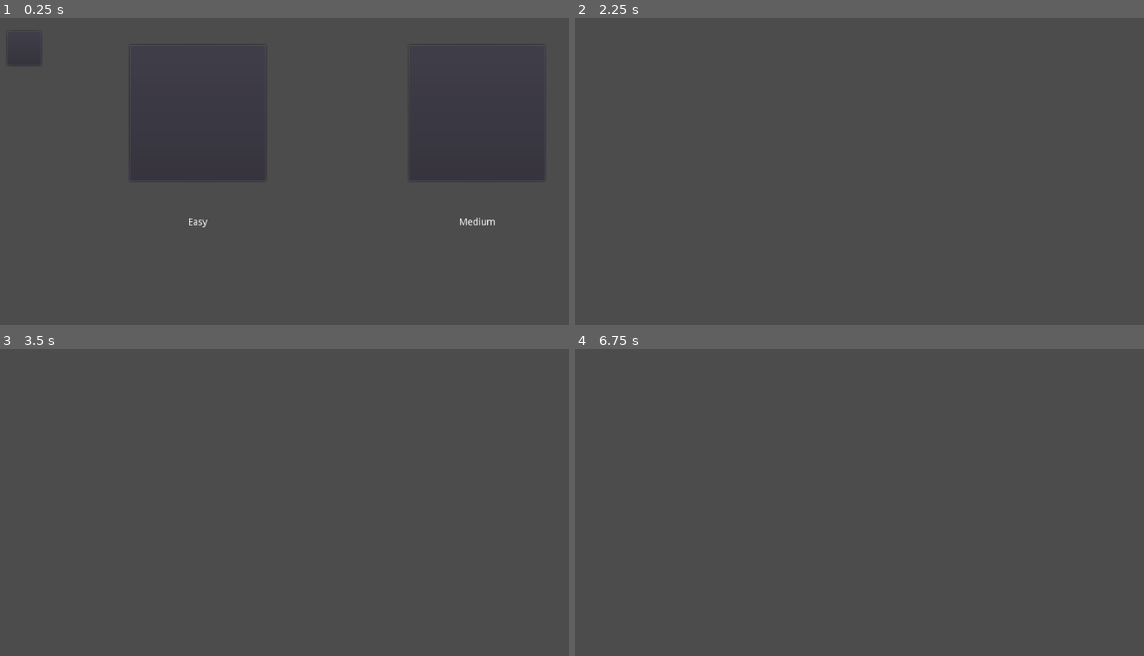
Above: before the commit, frames 1-4 (two rows, left to right).
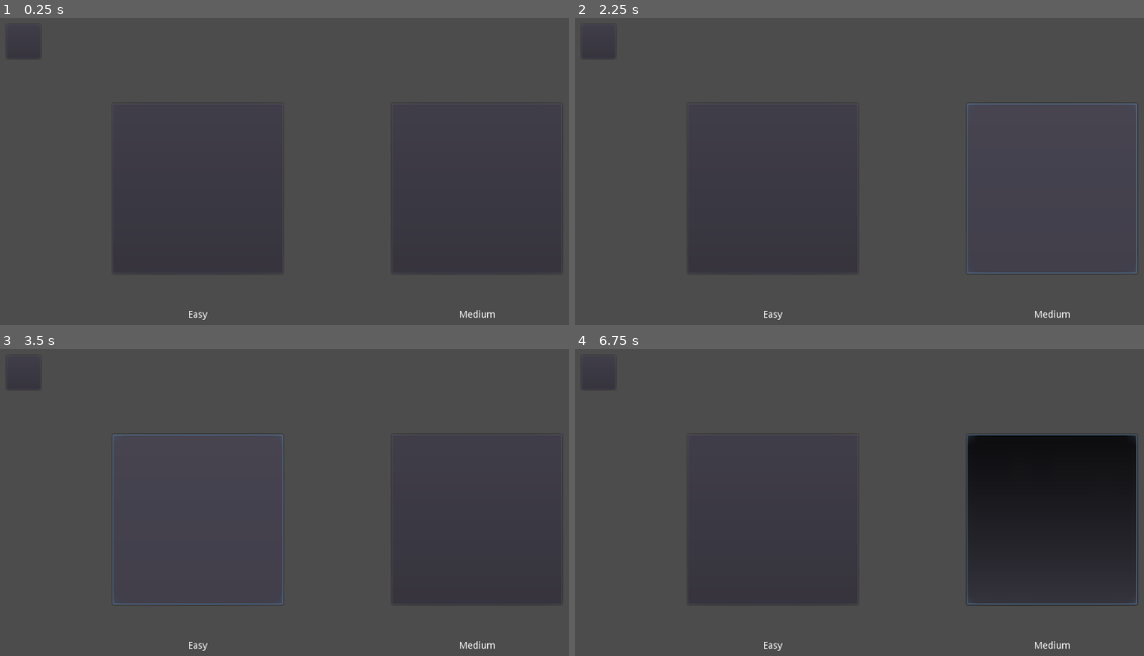
Above: after the commit, the same moments.

Repository: cuire/Voleur-de-Renard
Game: Godot game, scene res://scenes/main_menu/difficulty_selection.tscn
The game is run twice, just before and just after one commit, with the same random seed, the same clock (stepped at 60 frames per second) and the same inputs. This scene is started directly instead of the project's main scene.
Inputs (mouse positions are in pixels of both pictures, inside the frame that each line leads up to; where the layout moved, square brackets give the same spot in the first picture):
- Up to frame 1 (0.25 s): no input
- Up to frame 2 (2.25 s): click (597, 42) [597, 48] at 0.5 s; click (910, 186) at 1.25 s, where only the run after the commit has a clickable "New Game"; click (1052, 189) at 2.02 s
- Up to frame 3 (3.5 s): click (199, 520) at 2.77 s
- Up to frame 4 (6.75 s): click (774, 520) at 3.52 s; click (1052, 520) at 4.27 s; click (774, 520) at 5.02 s; click (1052, 520) at 5.77 s; tap Enter at 6.5 s; move the mouse to (1064, 520) at 6.52 s; click (1064, 520) at 6.67 s

The runs differ from the first frame. In frame 1, 0.5% of the frame differs, in the area x 1-98%, y 14-99%; in frame 2, 0.5%; in frame 3, 0.5%; in frame 4, 17%, in the area x 21-99%, y 27-99%.

Commit message:
Minor fixes to gui. Edited scene behaviour.

Diff:
--- a/scenes/main_menu/difficulty_selection.gd
+++ b/scenes/main_menu/difficulty_selection.gd
@@ -4,26 +4,26 @@
 	pass # Replace with function body.
 
 func _on_ButtonReturn_pressed():
-	queue_free()
-
-
+	get_tree().change_scene("res://scenes/main_menu/menu.tscn")
 
 
 func _on_LabelEasy_gui_input(event):
 	if (event is InputEventMouseButton && event.pressed && event.button_index == 1):
-		print("Starting up easy difficulty")
-
-
-
+		setup_easy_game()
 
 func _on_ButtonEasy_pressed():
-	print("Starting up easy difficulty")
-
-
-func _on_ButtonMedium_pressed():
-	print("Starting up medium difficulty")
-
+	setup_easy_game()
 
 func _on_LabelMedium_gui_input(event):
 	if (event is InputEventMouseButton && event.pressed && event.button_index == 1):
-		print("Starting up medium difficulty")
+		setup_medium_game()
+
+func _on_ButtonMedium_pressed():
+	setup_medium_game()
+
+
+func setup_easy_game():
+	print("Starting up easy difficulty")
+
+func setup_medium_game():
+	print("Starting up medium difficulty")
--- a/scenes/main_menu/difficulty_selection.tscn
+++ b/scenes/main_menu/difficulty_selection.tscn
@@ -10,7 +10,7 @@
 "_edit_use_anchors_": false
 }
 
-[node name="TextureRect" type="TextureRect" parent="."]
+[node name="Background" type="TextureRect" parent="."]
 anchor_right = 1.0
 anchor_bottom = 1.0
 __meta__ = {
@@ -19,29 +19,33 @@
 
 [node name="ControlReturn" type="Control" parent="."]
 anchor_right = 0.1
-anchor_bottom = 0.2
-__meta__ = {
-"_edit_use_anchors_": false
-}
-
-[node name="CenterContainer" type="CenterContainer" parent="ControlReturn"]
-anchor_right = 1.0
 anchor_bottom = 1.0
 __meta__ = {
 "_edit_use_anchors_": false
 }
 
-[node name="ButtonReturn" type="Button" parent="ControlReturn/CenterContainer"]
-margin_left = 26.0
-margin_top = 35.0
-margin_right = 76.0
-margin_bottom = 85.0
+[node name="MarginContainer" type="MarginContainer" parent="ControlReturn"]
+margin_right = 100.0
+margin_bottom = 100.0
+custom_constants/margin_right = 25
+custom_constants/margin_top = 25
+custom_constants/margin_left = 25
+custom_constants/margin_bottom = 25
+__meta__ = {
+"_edit_use_anchors_": false
+}
+
+[node name="ButtonReturn" type="Button" parent="ControlReturn/MarginContainer"]
+margin_left = 25.0
+margin_top = 25.0
+margin_right = 75.0
+margin_bottom = 75.0
 rect_min_size = Vector2( 50, 50 )
 __meta__ = {
 "_edit_use_anchors_": false
 }
 
-[node name="ControlSelection" type="Control" parent="."]
+[node name="Control" type="Control" parent="."]
 anchor_left = 0.1
 anchor_top = 0.05
 anchor_right = 0.9
@@ -50,46 +54,48 @@
 "_edit_use_anchors_": false
 }
 
-[node name="ControlEasy" type="Control" parent="ControlSelection"]
+[node name="ControlEasy" type="Control" parent="Control"]
 anchor_right = 0.5
 anchor_bottom = 1.0
 __meta__ = {
 "_edit_use_anchors_": false
 }
 
-[node name="VBoxContainer" type="VBoxContainer" parent="ControlSelection/ControlEasy"]
+[node name="VBoxContainer" type="VBoxContainer" parent="Control/ControlEasy"]
 anchor_right = 1.0
 anchor_bottom = 1.0
+alignment = 1
 __meta__ = {
 "_edit_use_anchors_": false
 }
 
-[node name="CenterContainer" type="CenterContainer" parent="ControlSelection/ControlEasy/VBoxContainer"]
+[node name="CenterContainer" type="CenterContainer" parent="Control/ControlEasy/VBoxContainer"]
+margin_top = 86.0
 margin_right = 409.0
-margin_bottom = 250.0
+margin_bottom = 386.0
 
-[node name="MarginContainer" type="MarginContainer" parent="ControlSelection/ControlEasy/VBoxContainer/CenterContainer"]
-margin_left = 79.0
-margin_right = 329.0
-margin_bottom = 250.0
+[node name="MarginContainer" type="MarginContainer" parent="Control/ControlEasy/VBoxContainer/CenterContainer"]
+margin_left = 54.0
+margin_right = 354.0
+margin_bottom = 300.0
 custom_constants/margin_right = 25
 custom_constants/margin_top = 25
 custom_constants/margin_left = 25
 custom_constants/margin_bottom = 25
 
-[node name="ButtonEasy" type="Button" parent="ControlSelection/ControlEasy/VBoxContainer/CenterContainer/MarginContainer"]
+[node name="ButtonEasy" type="Button" parent="Control/ControlEasy/VBoxContainer/CenterContainer/MarginContainer"]
 margin_left = 25.0
 margin_top = 25.0
-margin_right = 225.0
-margin_bottom = 225.0
-rect_min_size = Vector2( 200, 200 )
+margin_right = 275.0
+margin_bottom = 275.0
+rect_min_size = Vector2( 250, 250 )
 
-[node name="CenterContainer2" type="CenterContainer" parent="ControlSelection/ControlEasy/VBoxContainer"]
-margin_top = 254.0
+[node name="CenterContainer2" type="CenterContainer" parent="Control/ControlEasy/VBoxContainer"]
+margin_top = 390.0
 margin_right = 409.0
-margin_bottom = 318.0
+margin_bottom = 454.0
 
-[node name="MarginContainer" type="MarginContainer" parent="ControlSelection/ControlEasy/VBoxContainer/CenterContainer2"]
+[node name="MarginContainer" type="MarginContainer" parent="Control/ControlEasy/VBoxContainer/CenterContainer2"]
 margin_left = 165.0
 margin_right = 243.0
 margin_bottom = 64.0
@@ -98,7 +104,7 @@
 custom_constants/margin_left = 25
 custom_constants/margin_bottom = 25
 
-[node name="LabelEasy" type="Label" parent="ControlSelection/ControlEasy/VBoxContainer/CenterContainer2/MarginContainer"]
+[node name="LabelEasy" type="Label" parent="Control/ControlEasy/VBoxContainer/CenterContainer2/MarginContainer"]
 margin_left = 25.0
 margin_top = 25.0
 margin_right = 53.0
@@ -110,47 +116,50 @@
 "_edit_use_anchors_": false
 }
 
-[node name="ControlMedium" type="Control" parent="ControlSelection"]
+[node name="ControlMedium" type="Control" parent="Control"]
 anchor_left = 0.5
 anchor_right = 1.0
 anchor_bottom = 1.0
+size_flags_vertical = 5
 __meta__ = {
 "_edit_use_anchors_": false
 }
 
-[node name="VBoxContainer" type="VBoxContainer" parent="ControlSelection/ControlMedium"]
+[node name="VBoxContainer" type="VBoxContainer" parent="Control/ControlMedium"]
 anchor_right = 1.0
 anchor_bottom = 1.0
+alignment = 1
 __meta__ = {
 "_edit_use_anchors_": false
 }
 
-[node name="CenterContainer" type="CenterContainer" parent="ControlSelection/ControlMedium/VBoxContainer"]
+[node name="CenterContainer" type="CenterContainer" parent="Control/ControlMedium/VBoxContainer"]
+margin_top = 86.0
 margin_right = 409.0
-margin_bottom = 250.0
+margin_bottom = 386.0
 
-[node name="MarginContainer" type="MarginContainer" parent="ControlSelection/ControlMedium/VBoxContainer/CenterContainer"]
-margin_left = 79.0
-margin_right = 329.0
-margin_bottom = 250.0
+[node name="MarginContainer" type="MarginContainer" parent="Control/ControlMedium/VBoxContainer/CenterContainer"]
+margin_left = 54.0
+margin_right = 354.0
+margin_bottom = 300.0
 custom_constants/margin_right = 25
 custom_constants/margin_top = 25
 custom_constants/margin_left = 25
 custom_constants/margin_bottom = 25
 
-[node name="ButtonMedium" type="Button" parent="ControlSelection/ControlMedium/VBoxContainer/CenterContainer/MarginContainer"]
+[node name="ButtonMedium" type="Button" parent="Control/ControlMedium/VBoxContainer/CenterContainer/MarginContainer"]
 margin_left = 25.0
 margin_top = 25.0
-margin_right = 225.0
-margin_bottom = 225.0
-rect_min_size = Vector2( 200, 200 )
+margin_right = 275.0
+margin_bottom = 275.0
+rect_min_size = Vector2( 250, 250 )
 
-[node name="CenterContainer2" type="CenterContainer" parent="ControlSelection/ControlMedium/VBoxContainer"]
-margin_top = 254.0
+[node name="CenterContainer2" type="CenterContainer" parent="Control/ControlMedium/VBoxContainer"]
+margin_top = 390.0
 margin_right = 409.0
-margin_bottom = 318.0
+margin_bottom = 454.0
 
-[node name="MarginContainer" type="MarginContainer" parent="ControlSelection/ControlMedium/VBoxContainer/CenterContainer2"]
+[node name="MarginContainer" type="MarginContainer" parent="Control/ControlMedium/VBoxContainer/CenterContainer2"]
 margin_left = 153.0
 margin_right = 256.0
 margin_bottom = 64.0
@@ -159,7 +168,7 @@
 custom_constants/margin_left = 25
 custom_constants/margin_bottom = 25
 
-[node name="LabelMedium" type="Label" parent="ControlSelection/ControlMedium/VBoxContainer/CenterContainer2/MarginContainer"]
+[node name="LabelMedium" type="Label" parent="Control/ControlMedium/VBoxContainer/CenterContainer2/MarginContainer"]
 margin_left = 25.0
 margin_top = 25.0
 margin_right = 78.0
@@ -171,8 +180,8 @@
 "_edit_use_anchors_": false
 }
 
-[connection signal="pressed" from="ControlReturn/CenterContainer/ButtonReturn" to="." method="_on_ButtonReturn_pressed"]
-[connection signal="pressed" from="ControlSelection/ControlEasy/VBoxContainer/CenterContainer/MarginContainer/ButtonEasy" to="." method="_on_ButtonEasy_pressed"]
-[connection signal="gui_input" from="ControlSelection/ControlEasy/VBoxContainer/CenterContainer2/MarginContainer/LabelEasy" to="." method="_on_LabelEasy_gui_input"]
-[connection signal="pressed" from="ControlSelection/ControlMedium/VBoxContainer/CenterContainer/MarginContainer/ButtonMedium" to="." method="_on_ButtonMedium_pressed"]
-[connection signal="gui_input" from="ControlSelection/ControlMedium/VBoxContainer/CenterContainer2/MarginContainer/LabelMedium" to="." method="_on_LabelMedium_gui_input"]
+[connection signal="pressed" from="ControlReturn/MarginContainer/ButtonReturn" to="." method="_on_ButtonReturn_pressed"]
+[connection signal="pressed" from="Control/ControlEasy/VBoxContainer/CenterContainer/MarginContainer/ButtonEasy" to="." method="_on_ButtonEasy_pressed"]
+[connection signal="gui_input" from="Control/ControlEasy/VBoxContainer/CenterContainer2/MarginContainer/LabelEasy" to="." method="_on_LabelEasy_gui_input"]
+[connection signal="pressed" from="Control/ControlMedium/VBoxContainer/CenterContainer/MarginContainer/ButtonMedium" to="." method="_on_ButtonMedium_pressed"]
+[connection signal="gui_input" from="Control/ControlMedium/VBoxContainer/CenterContainer2/MarginContainer/LabelMedium" to="." method="_on_LabelMedium_gui_input"]
--- a/scenes/main_menu/menu.gd
+++ b/scenes/main_menu/menu.gd
@@ -4,11 +4,11 @@
 	pass # Replace with function body.
 
 func _on_ButtonNewGame_pressed():
-	var gui_difficulty_selection = load("res://scenes/main_menu/difficulty_selection.tscn").instance()
-	get_tree().current_scene.add_child(gui_difficulty_selection)
+	#var gui_difficulty_selection = load("res://scenes/main_menu/difficulty_selection.tscn").instance()
+	#get_tree().current_scene.add_child(gui_difficulty_selection)
 	# show difficulty selection gui
-	# get_tree().change_scene("res://scenes/main_location/kingdom.tscn")
-	pass # Replace with function body.
+	get_tree().change_scene("res://scenes/main_menu/difficulty_selection.tscn")
+
 
 func _on_ButtonExit_pressed():
 	get_tree().quit()
--- a/scenes/main_menu/menu.tscn
+++ b/scenes/main_menu/menu.tscn
@@ -10,26 +10,37 @@
 "_edit_use_anchors_": false
 }
 
+[node name="Background" type="TextureRect" parent="."]
+anchor_right = 1.0
+anchor_bottom = 1.0
+__meta__ = {
+"_edit_use_anchors_": false
+}
+
 [node name="VBoxContainer" type="VBoxContainer" parent="."]
 anchor_left = 0.35
-anchor_top = 0.15
+anchor_top = 0.2
 anchor_right = 0.65
-anchor_bottom = 0.85
+anchor_bottom = 0.8
 margin_left = 0.435974
 custom_constants/separation = 20
+alignment = 1
 __meta__ = {
 "_edit_use_anchors_": false
 }
 
 [node name="ButtonNewGame" type="Button" parent="VBoxContainer"]
+margin_top = 120.0
 margin_right = 306.0
-margin_bottom = 20.0
+margin_bottom = 170.0
+rect_min_size = Vector2( 0, 50 )
 text = "New Game"
 
 [node name="ButtonExit" type="Button" parent="VBoxContainer"]
-margin_top = 40.0
+margin_top = 190.0
 margin_right = 306.0
-margin_bottom = 60.0
+margin_bottom = 240.0
+rect_min_size = Vector2( 0, 50 )
 text = "Exit"
 
 [connection signal="pressed" from="VBoxContainer/ButtonNewGame" to="." method="_on_ButtonNewGame_pressed"]
